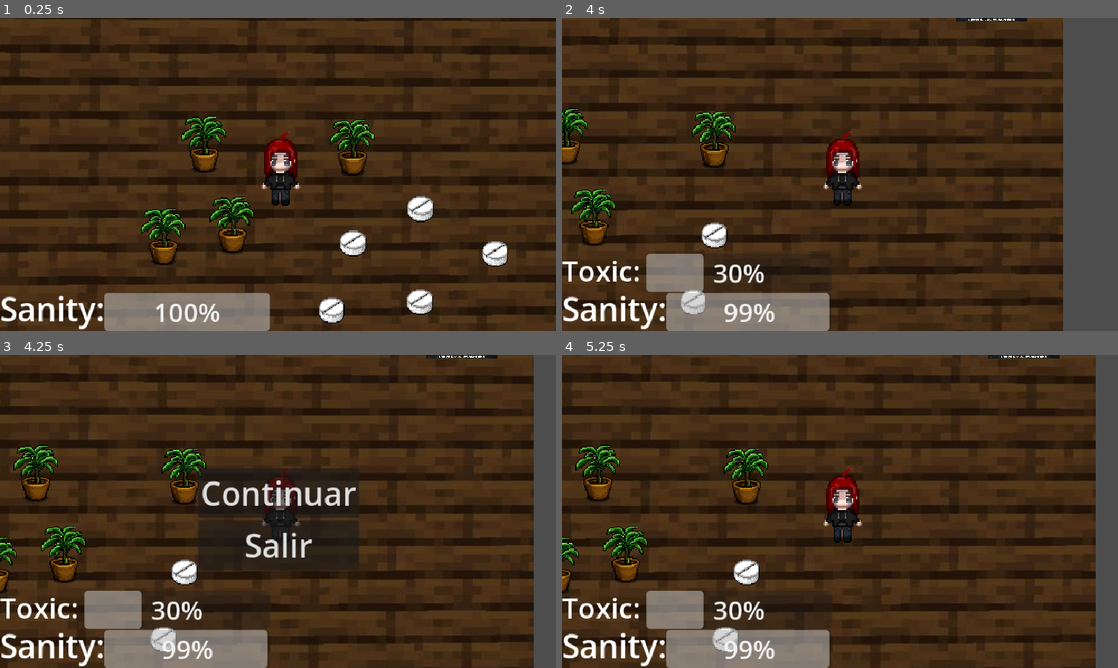
Above: before the commit, frames 1-4 (two rows, left to right).
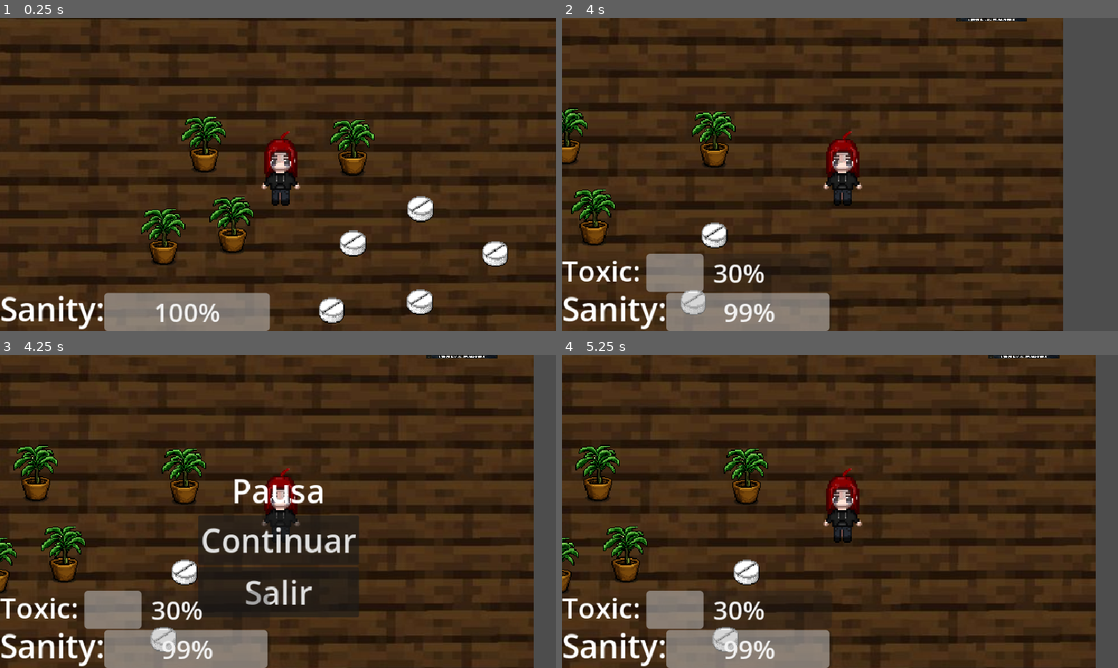
Above: after the commit, the same moments.

Repository: Tafi0405/Charlotte
Game: Godot game, scene res://Scenes/piso.tscn
Same seed, same stepped clock (60 frames per second), same inputs: the game is played once before the commit and once after it.
Inputs:
- Up to frame 1 (0.25 s): no input
- Up to frame 2 (4 s): tap Enter at 0.5 s; hold D 0.53-1.28 s; hold Shift 0.53-1.28 s; hold S 1.28-2.03 s; tap Shift at 1.35, 2.85 s; hold D 2.03-2.78 s; hold Shift 2.03-2.78 s; hold W 2.78-3.53 s; hold A from 3.53 s (still down); hold Shift from 3.53 s (still down)
- Up to frame 3 (4.25 s): keep holding A; keep holding Shift; tap Escape (ui_cancel) at 4.15 s
- Up to frame 4 (5.25 s): release Shift at 4.28 s; tap Shift at 4.35 s; release A at 5 s; click "Continuar" at 5 s

Frames 1-2 are identical in both runs. In frame 3, 5.4% of the frame differs, in the area x 35-65%, y 36-84%; in frame 4, nothing differs.

Commit message:
Titulo de pausa
solamente he puesto un titulo de pausa

Diff:
--- a/menu_pausa.tscn
+++ b/menu_pausa.tscn
@@ -20,6 +20,12 @@
 offset_bottom = 334.0
 alignment = 1
 
+[node name="Label" type="Label" parent="Control/VBoxContainer" unique_id=592339510]
+layout_mode = 2
+theme_override_font_sizes/font_size = 50
+text = "Pausa"
+horizontal_alignment = 1
+
 [node name="BotónContinuar" type="Button" parent="Control/VBoxContainer" unique_id=1113916955]
 layout_mode = 2
 theme_override_font_sizes/font_size = 50
